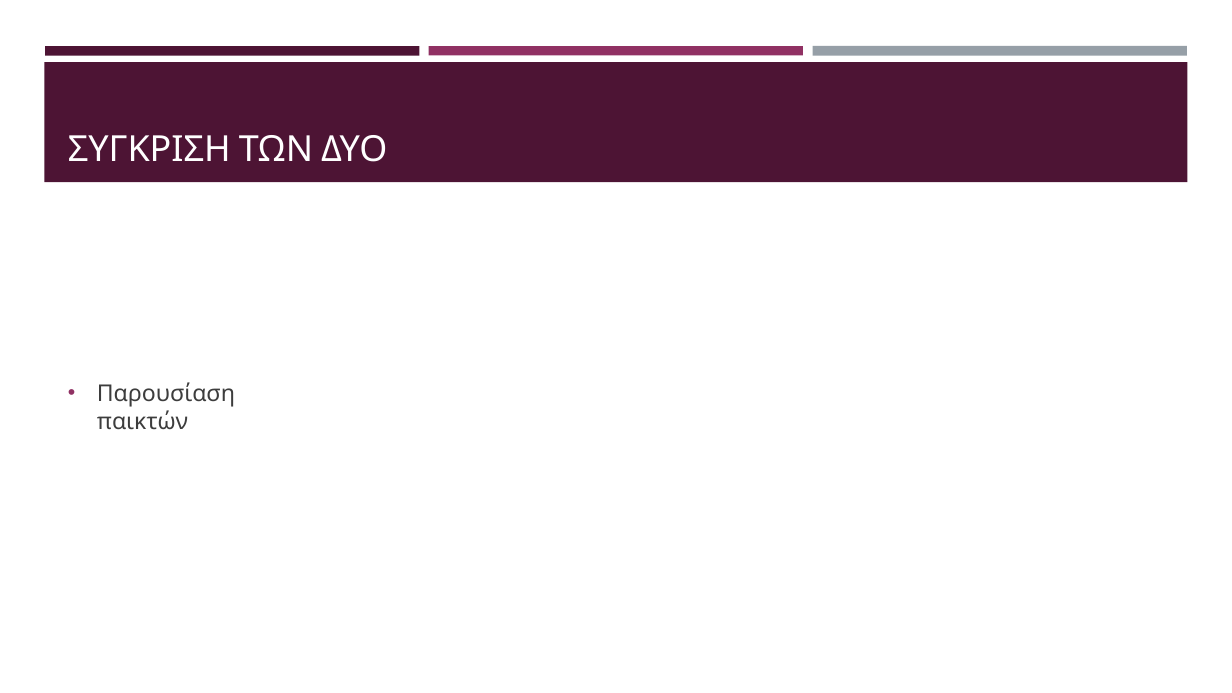
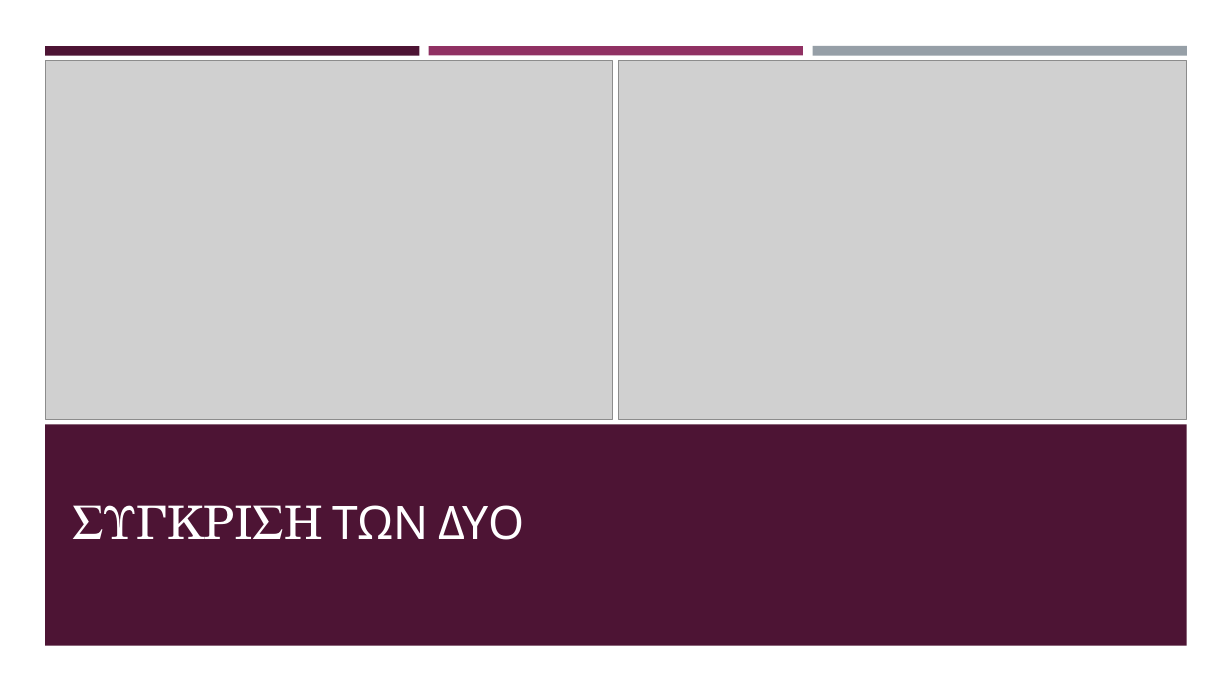
Before and after one commit to kwpap/Diplomatiki_kwpap_step_1, a slide deck: slide 34 of Thesis/Παρουσίαση.pptx (slide 23 before the commit). Drawn at 1232x693 pixels with LibreOffice and Linux fonts; fonts in the diff are those of the drawing; grey boxes stand for pictures. Boxes give left, top, right and bottom in pixels: in the first picture for what was removed or moved away, otherwise in the second. Text is boxed around its words. In the diff, an @@ line names an element or a change of style, - is before the commit and + after.

```diff
--- a/Thesis/Παρουσίαση.pptx
+++ b/Thesis/Παρουσίαση.pptx
@@ rectangle added at (0,0,1232,693), fill #FFFFFF @@
@@ rectangle removed at (44,62,1188,182) @@
@@ picture added at (45,61,613,420) @@
@@ picture added at (618,61,1187,420) @@
@@ text removed at (97,382,235,430) @@
-• Παρουσίαση παικτών
@@ rectangle added at (45,424,1187,646), fill #4D1434 @@
@@ title "ΣΥΓΚΡΙΣΗ ΤΩΝ ΔΥΟ": place and size @@
-title "ΣΥΓΚΡΙΣΗ ΤΩΝ ΔΥΟ" at (68,135,387,162)
+title "ΣΥΓΚΡΙΣΗ ΤΩΝ ΔΥΟ" at (73,505,524,540)
@@ title "ΣΥΓΚΡΙΣΗ ΤΩΝ ΔΥΟ" at (73,505,524,540): size 28 to 36 pt; font Cabin to TeX Gyre Schola in "ΣΥΓΚΡΙΣΗ" @@
```
Also in this commit, not shown: 19 other slides changed, 16 slides added, 4 slides removed, 2 other files.
